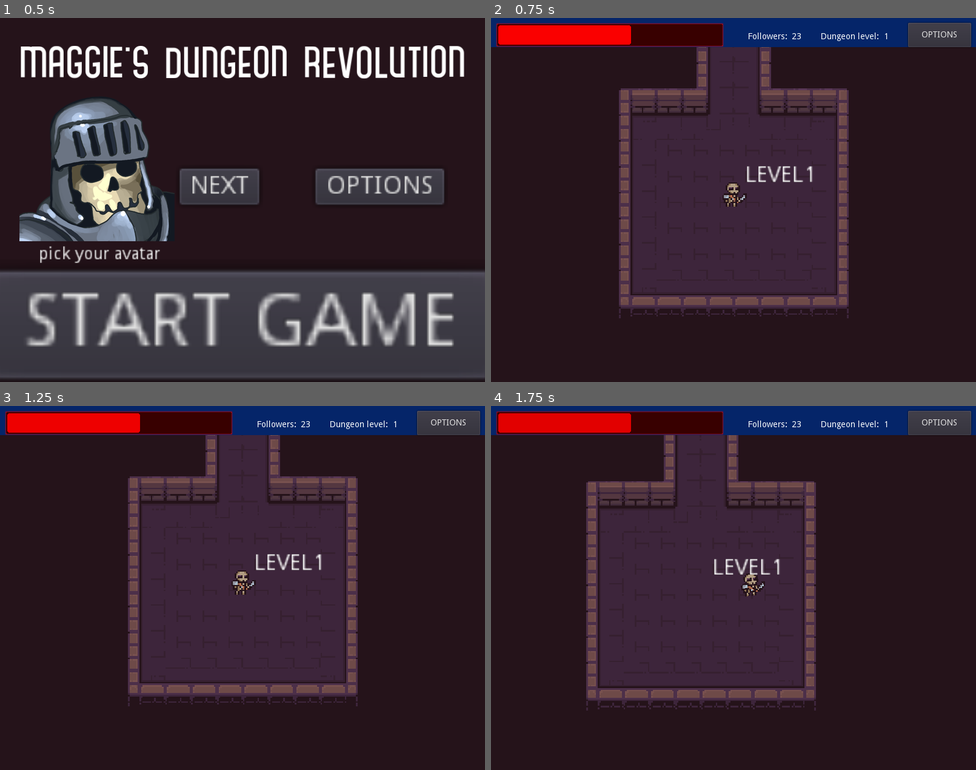
Above: before the commit, frames 1-4 (two rows, left to right).
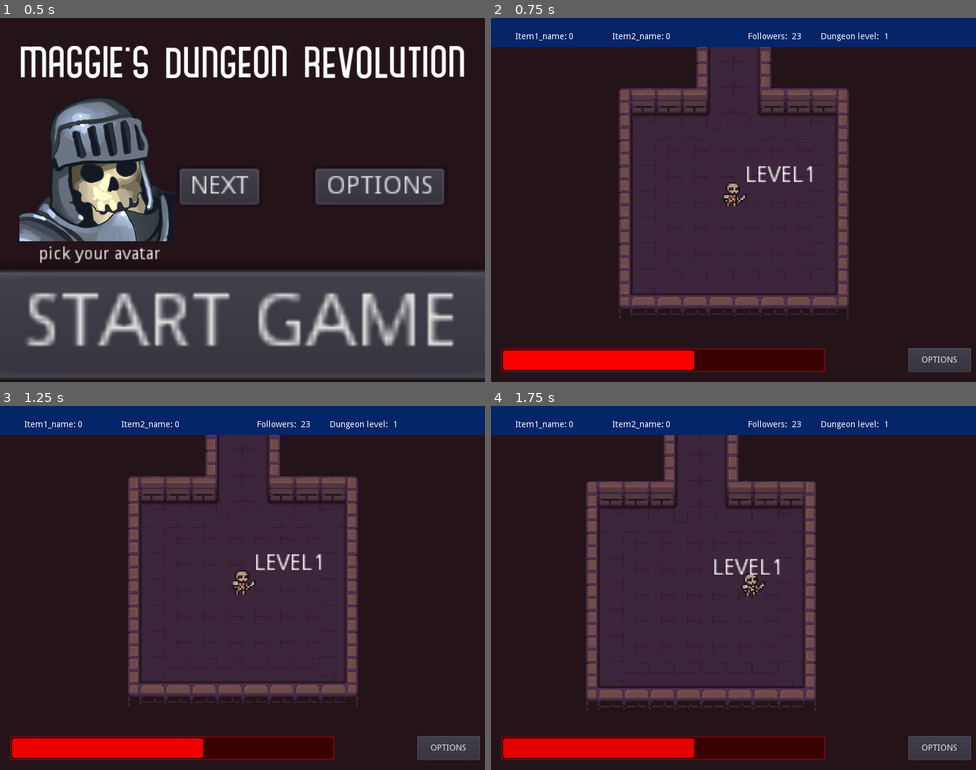
Above: after the commit, the same moments.

Repository: ktosox/Godot_Wild_06_2020
Game: Godot game, scene res://SplashScreen.tscn
The game is run twice, just before and just after one commit, with the same random seed, the same clock (stepped at 60 frames per second) and the same inputs. Sound files missing from this copy of the repository are replaced by a short silence.
Inputs (mouse positions are in pixels of both pictures, inside the frame that each line leads up to):
- Up to frame 1 (0.5 s): no input
- Up to frame 2 (0.75 s): click "START GAME" at 0.5 s
- Up to frame 3 (1.25 s): no input
- Up to frame 4 (1.75 s): tap Enter (ui_accept) at 1.25, 1.52 s; move the mouse to (840, 569) at 1.27 s; press the mouse at (840, 569) at 1.28 s

Frame 1 is identical in both runs. In frame 2, 9.4% of the frame differs, in the area x 1-100%, y 1-98%; in frame 3, 9.4%; in frame 4, 9.4%.
Error before the commit: Invalid get index '0' (on base: 'Dictionary'). (res://Enemies/Enemy.gd:39)

Commit message:
implented:chest drops, item_system / changed overaly

Diff:
--- a/Game/Battle/Battle_View.gd
+++ b/Game/Battle/Battle_View.gd
@@ -13,8 +13,8 @@
 onready var bttn4 = $VBoxContainer/ButtonSpace/Skill_Button4
 
 
-onready var chaos_bar = $VBoxContainer/BarSpace/ChaosBar
-onready var convince_bar = $VBoxContainer/BarSpace/ConvinceBar
+onready var chaos_bar = $VBoxContainer/BarSpace/VBoxContainer/ChaosBar
+onready var convince_bar = $VBoxContainer/BarSpace/VBoxContainer/ConvinceBar
 
 onready var player_hp_bar = $VBoxContainer/BarSpace/PlayerHP
 
--- a/Game/Battle/Battle_View.tscn
+++ b/Game/Battle/Battle_View.tscn
@@ -6,7 +6,15 @@
 [ext_resource path="res://textfieldFont.tres" type="DynamicFont" id=4]
 [ext_resource path="res://Battle/StatBAr.shader" type="Shader" id=5]
 
-[sub_resource type="Shader" id=1]
+[sub_resource type="ShaderMaterial" id=1]
+shader = ExtResource( 5 )
+shader_param/modulate = Color( 1, 1, 1, 1 )
+
+[sub_resource type="ShaderMaterial" id=2]
+shader = ExtResource( 5 )
+shader_param/modulate = Color( 1, 1, 1, 1 )
+
+[sub_resource type="Shader" id=3]
 code = "shader_type canvas_item;
 
 render_mode blend_mix;
@@ -17,17 +25,9 @@
 	if(COLOR.r<0.2 ){COLOR = vec4(modulate.rgb, texture(TEXTURE, UV).a * modulate.a);}
 }	"
 
-[sub_resource type="ShaderMaterial" id=2]
-shader = SubResource( 1 )
+[sub_resource type="ShaderMaterial" id=4]
+shader = SubResource( 3 )
 shader_param/modulate = Color( 0.164706, 0.698039, 0.686275, 1 )
-
-[sub_resource type="ShaderMaterial" id=3]
-shader = ExtResource( 5 )
-shader_param/modulate = Color( 1, 1, 1, 1 )
-
-[sub_resource type="ShaderMaterial" id=4]
-shader = ExtResource( 5 )
-shader_param/modulate = Color( 1, 1, 1, 1 )
 
 [sub_resource type="Animation" id=5]
 tracks/0/type = "value"
@@ -122,45 +122,10 @@
 rect_min_size = Vector2( 0, 64 )
 color = Color( 0, 0.203922, 0.388235, 1 )
 
-[node name="ChaosBar" type="ProgressBar" parent="VBoxContainer/BarSpace"]
-visible = false
-modulate = Color( 1, 0, 0.933333, 1 )
-material = SubResource( 2 )
-anchor_top = 0.5
-anchor_right = 1.0
-anchor_bottom = 0.5
-margin_left = 40.0
-margin_top = 4.0
-margin_right = -40.0
-margin_bottom = 16.0
-rect_min_size = Vector2( 0, 12 )
-size_flags_horizontal = 5
-percent_visible = false
-__meta__ = {
-"_edit_use_anchors_": false
-}
-
-[node name="ConvinceBar" type="ProgressBar" parent="VBoxContainer/BarSpace"]
-visible = false
-modulate = Color( 1, 0.968627, 0.137255, 1 )
-material = SubResource( 2 )
-anchor_top = 0.5
-anchor_right = 1.0
-anchor_bottom = 0.5
-margin_left = 40.0
-margin_top = -12.0
-margin_right = -40.0
-rect_min_size = Vector2( 0, 12 )
-size_flags_horizontal = 5
-percent_visible = false
-__meta__ = {
-"_edit_use_anchors_": false,
-"_editor_description_": ""
-}
-
 [node name="PlayerHP" type="ProgressBar" parent="VBoxContainer/BarSpace"]
+visible = false
 self_modulate = Color( 1, 0, 0, 1 )
-material = SubResource( 3 )
+material = SubResource( 1 )
 margin_left = 32.0
 margin_top = 12.0
 margin_right = 288.0
@@ -183,8 +148,9 @@
 }
 
 [node name="EnemyHP" type="ProgressBar" parent="VBoxContainer/BarSpace"]
+visible = false
 self_modulate = Color( 1, 0, 0, 1 )
-material = SubResource( 4 )
+material = SubResource( 2 )
 margin_left = 512.0
 margin_top = 12.0
 margin_right = 768.0
@@ -201,6 +167,65 @@
 margin_bottom = 22.0
 rect_scale = Vector2( 2, 2 )
 text = "HP"
+__meta__ = {
+"_edit_use_anchors_": false
+}
+
+[node name="VBoxContainer" type="VBoxContainer" parent="VBoxContainer/BarSpace"]
+anchor_right = 1.0
+anchor_bottom = 1.0
+__meta__ = {
+"_edit_use_anchors_": false
+}
+
+[node name="ChaosBar" type="ProgressBar" parent="VBoxContainer/BarSpace/VBoxContainer"]
+modulate = Color( 1, 0, 0.933333, 1 )
+material = SubResource( 4 )
+margin_right = 800.0
+margin_bottom = 30.0
+rect_min_size = Vector2( 0, 12 )
+size_flags_horizontal = 5
+size_flags_vertical = 3
+percent_visible = false
+__meta__ = {
+"_edit_use_anchors_": false
+}
+
+[node name="Label" type="Label" parent="VBoxContainer/BarSpace/VBoxContainer/ChaosBar"]
+margin_left = 360.0
+margin_top = 3.0
+margin_right = 405.0
+margin_bottom = 17.0
+rect_scale = Vector2( 2, 2 )
+text = "CHAOS"
+__meta__ = {
+"_edit_use_anchors_": false
+}
+
+[node name="ConvinceBar" type="ProgressBar" parent="VBoxContainer/BarSpace/VBoxContainer"]
+modulate = Color( 1, 0.968627, 0.137255, 1 )
+material = SubResource( 4 )
+margin_top = 34.0
+margin_right = 800.0
+margin_bottom = 64.0
+rect_min_size = Vector2( 0, 12 )
+size_flags_horizontal = 5
+size_flags_vertical = 3
+percent_visible = false
+__meta__ = {
+"_edit_use_anchors_": false,
+"_editor_description_": ""
+}
+
+[node name="Label2" type="Label" parent="VBoxContainer/BarSpace/VBoxContainer/ConvinceBar"]
+margin_left = 328.0
+margin_top = 3.0
+margin_right = 411.0
+margin_bottom = 17.0
+rect_scale = Vector2( 2, 2 )
+text = "CONVICTION"
+align = 1
+valign = 1
 __meta__ = {
 "_edit_use_anchors_": false
 }
--- a/Game/Enemies/Enemy.gd
+++ b/Game/Enemies/Enemy.gd
@@ -35,7 +35,7 @@
 func update_type():
 	if(!enemy_types.has(type)):
 		randomize()
-		type = randi()%enemy_types.size()
+		type = randi()%enemy_types.size() +1
 	$Sprite.animation = enemy_types[type]
 	if(avatar == null ):
 		match type:
--- a/Game/GameManager.gd
+++ b/Game/GameManager.gd
@@ -26,6 +26,8 @@
 var playerAvatar = load("res://Battle/Avatars/skeleton_07.png")
 var SUPPORT = 0
 var inBattle = false
+var items = [0,0]#ammount of item1 and item2
+
 
 #These need to be updated to match the new color scheme
 export var colorLogical = Color()
@@ -78,11 +80,20 @@
 func update_support(newSup):
 	SUPPORT += newSup
 	if(currentPlayer!=null):
-		currentPlayer.set_support(SUPPORT)
+		currentPlayer.get_node("Overlay").set_support(SUPPORT)
 	pass
 
+func update_item(which,ammount):
+	if (which == 1 or which ==2):
+		items[which]+=ammount
 
+		currentPlayer.get_node("Overlay").set_item(which,items[which])
+	pass
 
+func get_item(which):
+	if (which == 1 or which ==2):
+		return items[which]
+	pass
 
 func _on_DungeonMusic_finished():
 	$DungeonMusic.play()
--- a/Game/Items/chest/Chest.gd
+++ b/Game/Items/chest/Chest.gd
@@ -5,7 +5,7 @@
 # var a = 2
 # var b = "text"
 export var item_type = 0
-
+export var item_ammount = 0
 
 # Called when the node enters the scene tree for the first time.
 func _ready():
@@ -19,4 +19,12 @@
 
 func _on_HitBox_area_entered(area):
 	$Sprite.animation = "open"
+	$Fade.play("New Anim")
+	match(item_type):
+		1:
+			pass
+		2:
+			pass
+		3:
+			pass
 	pass # Replace with function body.
--- a/Game/Items/chest/Chest.tscn
+++ b/Game/Items/chest/Chest.tscn
@@ -26,13 +26,41 @@
 [sub_resource type="CircleShape2D" id=2]
 radius = 24.0
 
+[sub_resource type="Animation" id=3]
+resource_name = "New Anim"
+length = 3.0
+tracks/0/type = "value"
+tracks/0/path = NodePath("Sprite:scale")
+tracks/0/interp = 1
+tracks/0/loop_wrap = true
+tracks/0/imported = false
+tracks/0/enabled = true
+tracks/0/keys = {
+"times": PoolRealArray( 0, 1.7, 3 ),
+"transitions": PoolRealArray( 1, -0.5, 0.5 ),
+"update": 0,
+"values": [ Vector2( 1, 1 ), Vector2( 1.4, 1.4 ), Vector2( 0.1, 0.1 ) ]
+}
+tracks/1/type = "value"
+tracks/1/path = NodePath("Sprite:modulate")
+tracks/1/interp = 1
+tracks/1/loop_wrap = true
+tracks/1/imported = false
+tracks/1/enabled = true
+tracks/1/keys = {
+"times": PoolRealArray( 0, 1, 3 ),
+"transitions": PoolRealArray( 1, 1, 1 ),
+"update": 0,
+"values": [ Color( 1, 1, 1, 1 ), Color( 1, 1, 1, 1 ), Color( 1, 1, 1, 0 ) ]
+}
+
 [node name="Chest" type="Node2D"]
 script = ExtResource( 9 )
 
 [node name="Sprite" type="AnimatedSprite" parent="."]
 frames = SubResource( 1 )
 animation = "idle"
-frame = 3
+frame = 2
 playing = true
 
 [node name="HitBox" type="Area2D" parent="."]
@@ -45,4 +73,7 @@
 [node name="CollisionShape2D" type="CollisionShape2D" parent="HitBox"]
 scale = Vector2( 1, 0.7 )
 shape = SubResource( 2 )
+
+[node name="Fade" type="AnimationPlayer" parent="."]
+"anims/New Anim" = SubResource( 3 )
 [connection signal="area_entered" from="HitBox" to="." method="_on_HitBox_area_entered"]
--- a/Game/LEVELS/TEST/GameLevel.tscn
+++ b/Game/LEVELS/TEST/GameLevel.tscn
@@ -505,7 +505,7 @@
 position = Vector2( 32.1772, 56.0328 )
 
 [node name="AnimatedSprite" parent="Player/Location" index="2"]
-frame = 0
+frame = 3
 
 [node name="Items" type="Node2D" parent="."]
 
@@ -525,7 +525,7 @@
 position = Vector2( 27.8793, 92.4899 )
 
 [node name="Chest" parent="Items" instance=ExtResource( 10 )]
-position = Vector2( 22.2188, 130.607 )
+position = Vector2( 26.2233, 122.264 )
 
 [node name="Enemies" type="Node2D" parent="."]
 
--- a/Game/Player/Overlay.gd
+++ b/Game/Player/Overlay.gd
@@ -4,6 +4,10 @@
 # Declare member variables here. Examples:
 # var a = 2
 # var b = "text"
+onready var Item1 = $Screen/Top/Item1/Ammount
+onready var Item2 = $Screen/Top/Item2/Ammount
+onready var Level = $Screen/Top/Level/Ammount
+onready var Followers = $Screen/Top/Followers/Ammount
 var optionsWindowScene = preload("res://OptionsMenu.tscn")
 
 # Called when the node enters the scene tree for the first time.
@@ -16,7 +20,29 @@
 #func _process(delta):
 #	pass
 
+func set_support(ammount):
+	Followers.text = String(ammount)
+	pass
+
+
+func set_item(which,ammount):
+	if(which==1):
+		Item1.text = String(ammount)
+	if(which==2):
+		Item2.text = String(ammount)
+	pass
+
 func _on_Options_pressed():
 	var optionsMEnu = optionsWindowScene.instance()
 	add_child(optionsMEnu)
 	pass # Replace with function body.
+
+
+func _on_Debug2_pressed():
+	GM.update_item(1,1)
+	pass # Replace with function body.
+
+
+func _on_Debug_pressed():
+	GM.update_item(1,-1)
+	pass # Replace with function body.
--- a/Game/Player/Overlay.tscn
+++ b/Game/Player/Overlay.tscn
@@ -74,6 +74,64 @@
 margin_right = 96.0
 margin_bottom = 22.0
 text = "23"
+__meta__ = {
+"_edit_use_anchors_": false
+}
+
+[node name="Item1" type="Control" parent="Screen/Top"]
+margin_left = 32.0
+margin_top = 16.0
+margin_right = 144.0
+margin_bottom = 40.0
+__meta__ = {
+"_edit_use_anchors_": false
+}
+
+[node name="Name" type="Label" parent="Screen/Top/Item1"]
+margin_left = 8.0
+margin_top = 8.0
+margin_right = 73.0
+margin_bottom = 22.0
+text = "Item1_name:"
+__meta__ = {
+"_edit_use_anchors_": false
+}
+
+[node name="Ammount" type="Label" parent="Screen/Top/Item1"]
+margin_left = 96.0
+margin_top = 8.0
+margin_right = 112.0
+margin_bottom = 22.0
+text = "0"
+__meta__ = {
+"_edit_use_anchors_": false
+}
+
+[node name="Item2" type="Control" parent="Screen/Top"]
+margin_left = 192.0
+margin_top = 16.0
+margin_right = 304.0
+margin_bottom = 40.0
+__meta__ = {
+"_edit_use_anchors_": false
+}
+
+[node name="Name" type="Label" parent="Screen/Top/Item2"]
+margin_left = 8.0
+margin_top = 8.0
+margin_right = 73.0
+margin_bottom = 22.0
+text = "Item2_name:"
+__meta__ = {
+"_edit_use_anchors_": false
+}
+
+[node name="Ammount" type="Label" parent="Screen/Top/Item2"]
+margin_left = 96.0
+margin_top = 8.0
+margin_right = 112.0
+margin_bottom = 22.0
+text = "0"
 
 [node name="Level" type="Control" parent="Screen/Top"]
 margin_left = 536.0
@@ -122,9 +180,9 @@
 
 [node name="Options" type="Button" parent="Screen/Bottom"]
 margin_left = 688.0
-margin_top = -531.0
+margin_top = 5.0
 margin_right = 792.0
-margin_bottom = -491.0
+margin_bottom = 45.0
 text = "OPTIONS"
 __meta__ = {
 "_edit_use_anchors_": false
@@ -133,10 +191,10 @@
 [node name="HealthBar" type="ProgressBar" parent="Screen/Bottom"]
 modulate = Color( 1, 0, 0, 1 )
 material = SubResource( 1 )
-margin_left = 8.0
-margin_top = -531.0
-margin_right = 384.0
-margin_bottom = -491.0
+margin_left = 16.0
+margin_top = 5.0
+margin_right = 552.0
+margin_bottom = 45.0
 value = 60.0
 allow_lesser = true
 percent_visible = false
@@ -147,4 +205,28 @@
 [node name="Loop" type="AnimationPlayer" parent="Screen/Bottom/HealthBar"]
 autoplay = "New Anim"
 "anims/New Anim" = SubResource( 2 )
+
+[node name="Debug" type="Button" parent="."]
+visible = false
+margin_left = 160.0
+margin_top = 216.0
+margin_right = 304.0
+margin_bottom = 288.0
+text = "+"
+__meta__ = {
+"_edit_use_anchors_": false
+}
+
+[node name="Debug2" type="Button" parent="."]
+visible = false
+margin_left = 360.0
+margin_top = 208.0
+margin_right = 504.0
+margin_bottom = 280.0
+text = "-"
+__meta__ = {
+"_edit_use_anchors_": false
+}
 [connection signal="pressed" from="Screen/Bottom/Options" to="." method="_on_Options_pressed"]
+[connection signal="pressed" from="Debug" to="." method="_on_Debug_pressed"]
+[connection signal="pressed" from="Debug2" to="." method="_on_Debug2_pressed"]
--- a/Game/Player/Player.gd
+++ b/Game/Player/Player.gd
@@ -70,9 +70,6 @@
 		reset_path(get_local_mouse_position())
 	pass # Replace with function body.
 
-func set_support(newSup):
-
-	pass
 
 func update_HP(value):
 	$Overlay/Screen/Bottom/HealthBar.value = value
--- a/Game/Player/Player.tscn
+++ b/Game/Player/Player.tscn
@@ -111,7 +111,7 @@
 [node name="AnimatedSprite" type="AnimatedSprite" parent="Location"]
 position = Vector2( 0.142395, -2.99031 )
 frames = SubResource( 5 )
-frame = 3
+frame = 1
 playing = true
 
 [node name="Camera2D" type="Camera2D" parent="Location"]
Not shown: 1 places in Game/Items/chest/Chest.tscn that only renumber resources
